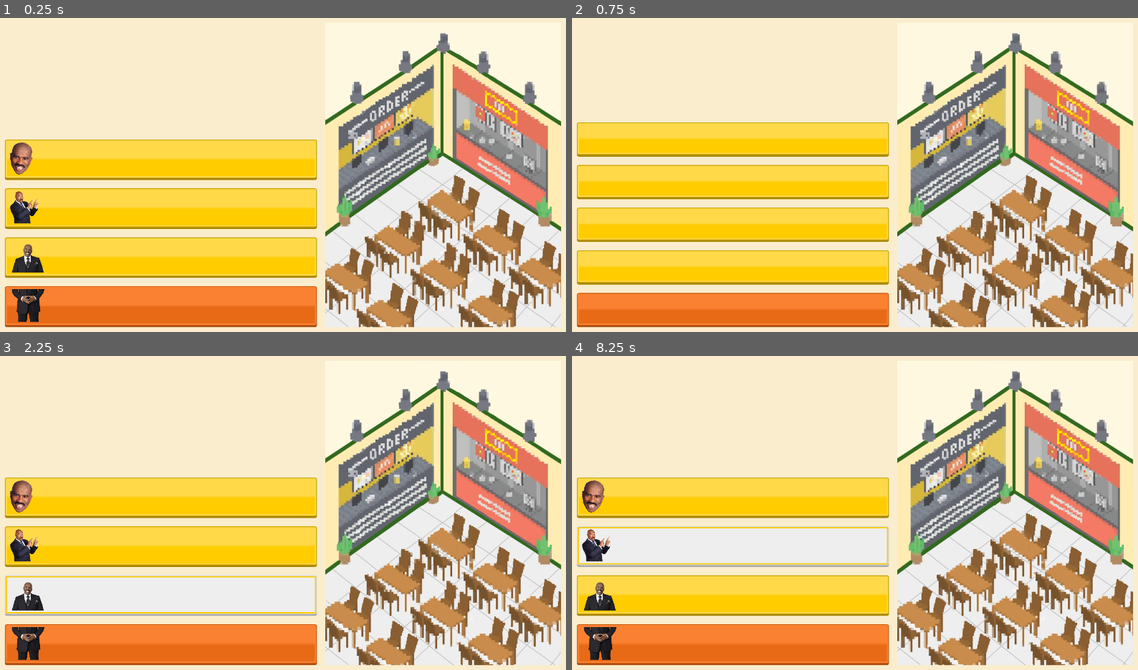
Above: before the commit, frames 1-4 (two rows, left to right).
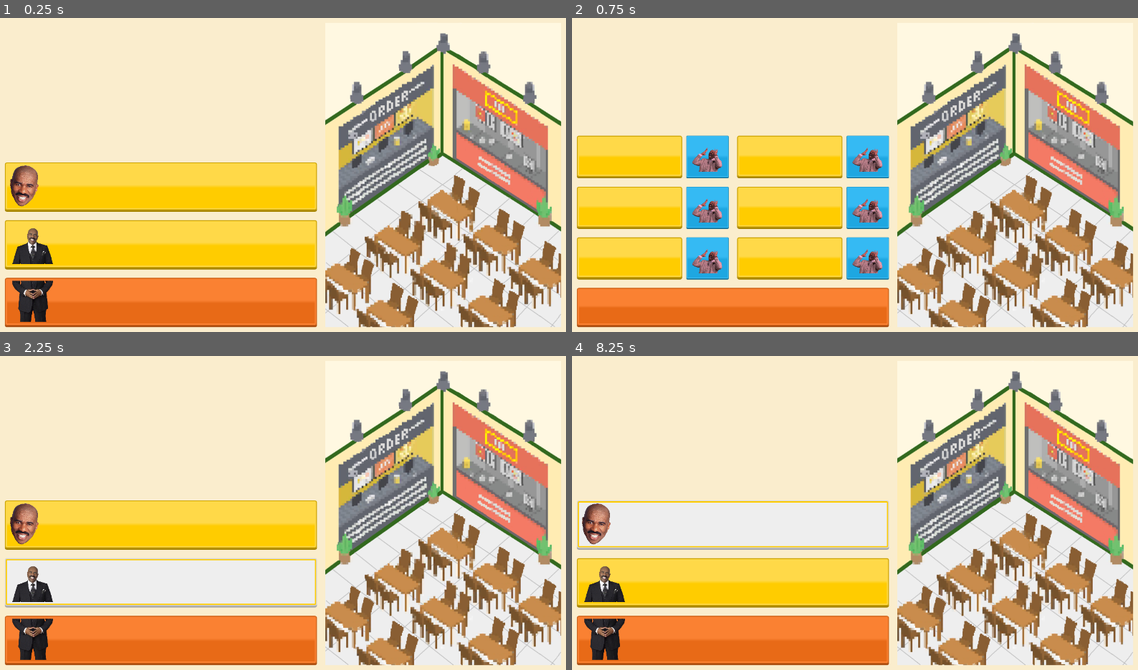
Above: after the commit, the same moments.

Repository: lhancewong/thesis-game-project
Game: Godot game, scene res://interfaces/title_screen_menus/title_screen_main.tscn
Same seed, same stepped clock (60 frames per second), same inputs: the game is played once before the commit and once after it. Sound files missing from this copy of the repository are replaced by a short silence.
Inputs (mouse positions are in pixels of both pictures, inside the frame that each line leads up to):
- Up to frame 1 (0.25 s): no input
- Up to frame 2 (0.75 s): click (730, 209) at 0.5 s, where only the run before the commit has a clickable "Options"
- Up to frame 3 (2.25 s): click "To Title Screen" (after the commit: "TO TITLE SCREEN") at 1.25 s; click "About" at 2 s
- Up to frame 4 (8.25 s): click "Start Game" at 2.75 s; click "TO TITLE SCREEN" at 3.5 s; click "Start Game" at 4.25 s; click "TO TITLE SCREEN" at 5 s; click "Start Game" at 5.75 s; click "TO TITLE SCREEN" at 6.5 s; tap Enter at 7.25 s; move the mouse to (979, 497) at 7.27 s; tap Space at 8 s; move the mouse to (741, 528) at 8.02 s

The runs differ from the first frame. In frame 1, 24% of the frame differs, in the area x 0-57%, y 38-97%; in frame 2, 27%, in the area x 0-57%, y 33-93%; in frame 3, 22%; in frame 4, 21%.

Commit message:
removed dev stuff

Diff:
--- a/interfaces/on_daylight_menus/on_daylight_main.tscn
+++ b/interfaces/on_daylight_menus/on_daylight_main.tscn
@@ -40,7 +40,6 @@
 [ext_resource path="res://assets/images/icons/discount_buff.png" type="Texture" id=59]
 [ext_resource path="res://assets/images/icons/compost_debuff.png" type="Texture" id=60]
 
-
 [sub_resource type="DynamicFont" id=4]
 size = 19
 font_data = ExtResource( 5 )
@@ -676,7 +675,8 @@
 alignment = 2
 
 [node name="StartDev" type="Button" parent="VBoxContainer/MainPanelNResto/MainPanel/Buttons"]
-margin_right = 167.0
+visible = false
+margin_right = 184.0
 margin_bottom = 50.251
 size_flags_horizontal = 3
 size_flags_vertical = 3
@@ -686,30 +686,29 @@
 expand_icon = true
 
 [node name="Debug" type="Button" parent="VBoxContainer/MainPanelNResto/MainPanel/Buttons" groups=["Debug"]]
-margin_left = 187.0
-margin_right = 293.324
+margin_right = 197.324
 margin_bottom = 50.251
 size_flags_horizontal = 3
 size_flags_vertical = 3
 size_flags_stretch_ratio = 0.4
 theme = ExtResource( 19 )
 custom_fonts/font = SubResource( 2 )
-text = "Debug"
+text = "Toggle info"
 expand_icon = true
 
 [node name="ToTitleScreen" type="Button" parent="VBoxContainer/MainPanelNResto/MainPanel/Buttons"]
-margin_left = 313.0
-margin_right = 567.324
+margin_left = 217.0
+margin_right = 476.0
 margin_bottom = 50.251
 size_flags_horizontal = 3
 size_flags_vertical = 3
 theme = ExtResource( 19 )
 custom_fonts/font = SubResource( 2 )
-text = "To Title Screen"
+text = "Save and Quit"
 expand_icon = true
 
 [node name="StartDay" type="Button" parent="VBoxContainer/MainPanelNResto/MainPanel/Buttons"]
-margin_left = 587.0
+margin_left = 496.0
 margin_right = 755.0
 margin_bottom = 50.251
 size_flags_horizontal = 3
@@ -1220,8 +1219,8 @@
 
 [node name="CompostDebuff" type="TextureRect" parent="VBoxContainer/MainPanelNResto/Restaurant/StatusEffects/EffectIcons"]
 visible = false
-margin_right = 131.0
-margin_bottom = 50.0
+margin_right = 541.0
+margin_bottom = 52.0
 rect_pivot_offset = Vector2( -477, -156 )
 size_flags_horizontal = 3
 size_flags_vertical = 3
@@ -1231,8 +1230,8 @@
 
 [node name="Cucumber" type="TextureRect" parent="VBoxContainer/MainPanelNResto/Restaurant/StatusEffects/EffectIcons"]
 visible = false
-margin_right = 177.0
-margin_bottom = 50.0
+margin_right = 541.0
+margin_bottom = 52.0
 rect_pivot_offset = Vector2( -477, -156 )
 size_flags_horizontal = 3
 size_flags_vertical = 3
@@ -1241,8 +1240,8 @@
 
 [node name="Coffee" type="TextureRect" parent="VBoxContainer/MainPanelNResto/Restaurant/StatusEffects/EffectIcons"]
 visible = false
-margin_right = 268.0
-margin_bottom = 50.0
+margin_right = 541.0
+margin_bottom = 52.0
 rect_pivot_offset = Vector2( -477, -156 )
 size_flags_horizontal = 3
 size_flags_vertical = 3
@@ -1251,8 +1250,9 @@
 
 [node name="DiscountBuff" type="TextureRect" parent="VBoxContainer/MainPanelNResto/Restaurant/StatusEffects/EffectIcons"]
 visible = false
+margin_left = 273.0
 margin_right = 541.0
-margin_bottom = 50.0
+margin_bottom = 52.0
 rect_pivot_offset = Vector2( -477, -156 )
 size_flags_horizontal = 3
 size_flags_vertical = 3
@@ -1326,6 +1326,7 @@
 
 [node name="RestaurantView" parent="." instance=ExtResource( 21 )]
 unique_name_in_owner = true
+visible = false
 
 [connection signal="pressed" from="VBoxContainer/ButtonsNIcons/MainPanelButtons/HBoxContainer/LiveUpdatingStats" to="." method="_on_LiveUpdatingStats_pressed"]
 [connection signal="pressed" from="VBoxContainer/ButtonsNIcons/MainPanelButtons/HBoxContainer/OrderIngredients" to="." method="_on_OrderIngredients_pressed"]
--- a/interfaces/title_screen_menus/title_screen_main.tscn
+++ b/interfaces/title_screen_menus/title_screen_main.tscn
@@ -1,7 +1,6 @@
-[gd_scene load_steps=15 format=2]
+[gd_scene load_steps=14 format=2]
 
 [ext_resource path="res://assets/images/steve_harvey.png" type="Texture" id=1]
-[ext_resource path="res://assets/images/steveharvey.png" type="Texture" id=2]
 [ext_resource path="res://assets/images/steve.png" type="Texture" id=3]
 [ext_resource path="res://assets/images/harvey.png" type="Texture" id=4]
 [ext_resource path="res://scripts/guis/title_screen_main.gd" type="Script" id=5]
@@ -58,7 +57,7 @@
 
 [node name="GameTitle" type="Label" parent="Background/HBoxContainer/VBoxContainer"]
 margin_right = 744.0
-margin_bottom = 303.0
+margin_bottom = 314.0
 size_flags_vertical = 3
 size_flags_stretch_ratio = 0.4
 custom_colors/font_color = Color( 0, 0, 0, 1 )
@@ -69,9 +68,9 @@
 autowrap = true
 
 [node name="Start" type="Button" parent="Background/HBoxContainer/VBoxContainer"]
-margin_top = 323.0
+margin_top = 334.0
 margin_right = 744.0
-margin_bottom = 409.0
+margin_bottom = 452.0
 size_flags_vertical = 3
 size_flags_stretch_ratio = 0.15
 theme = SubResource( 3 )
@@ -80,21 +79,10 @@
 icon = ExtResource( 1 )
 expand_icon = true
 
-[node name="Options" type="Button" parent="Background/HBoxContainer/VBoxContainer"]
-margin_top = 429.0
+[node name="About" type="Button" parent="Background/HBoxContainer/VBoxContainer"]
+margin_top = 472.0
 margin_right = 744.0
-margin_bottom = 515.0
-size_flags_vertical = 3
-size_flags_stretch_ratio = 0.15
-custom_fonts/font = SubResource( 8 )
-text = "Options"
-icon = ExtResource( 2 )
-expand_icon = true
-
-[node name="About" type="Button" parent="Background/HBoxContainer/VBoxContainer"]
-margin_top = 535.0
-margin_right = 744.0
-margin_bottom = 621.0
+margin_bottom = 590.0
 size_flags_vertical = 3
 size_flags_stretch_ratio = 0.15
 theme = SubResource( 5 )
@@ -104,7 +92,7 @@
 expand_icon = true
 
 [node name="Quit" type="Button" parent="Background/HBoxContainer/VBoxContainer"]
-margin_top = 641.0
+margin_top = 610.0
 margin_right = 744.0
 margin_bottom = 728.0
 size_flags_vertical = 3
@@ -130,7 +118,6 @@
 volume_db = -10.0
 
 [connection signal="pressed" from="Background/HBoxContainer/VBoxContainer/Start" to="." method="_on_Start_pressed"]
-[connection signal="pressed" from="Background/HBoxContainer/VBoxContainer/Options" to="." method="_on_Options_pressed"]
 [connection signal="pressed" from="Background/HBoxContainer/VBoxContainer/About" to="." method="_on_About_pressed"]
 [connection signal="pressed" from="Background/HBoxContainer/VBoxContainer/Quit" to="." method="_on_Quit_pressed"]
 [connection signal="finished" from="VineBoom" to="." method="_on_VineBoom_finished"]
